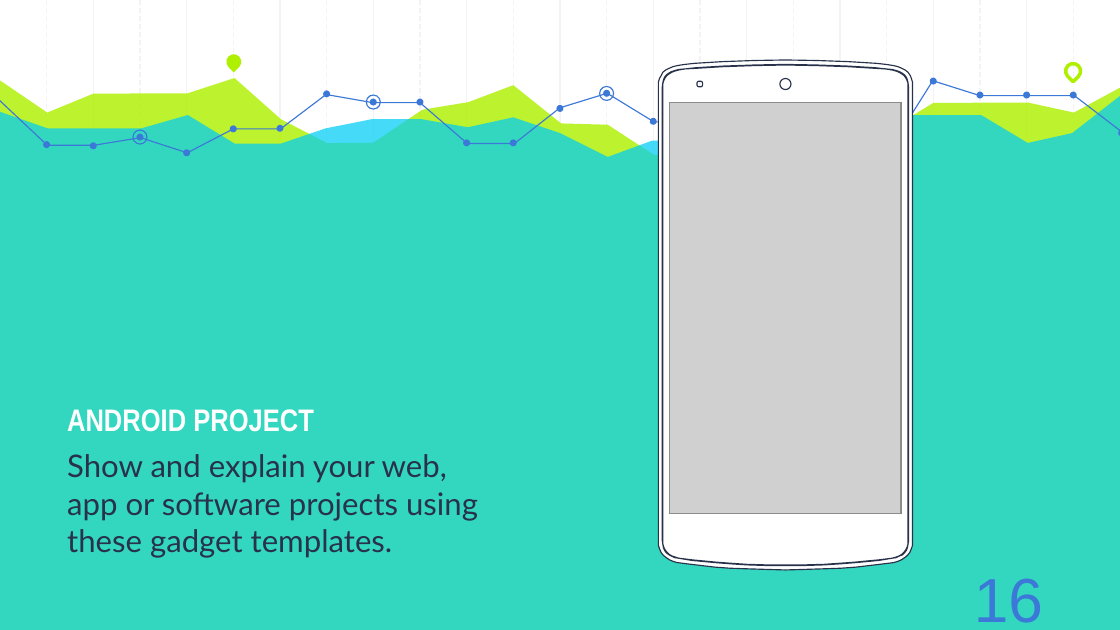
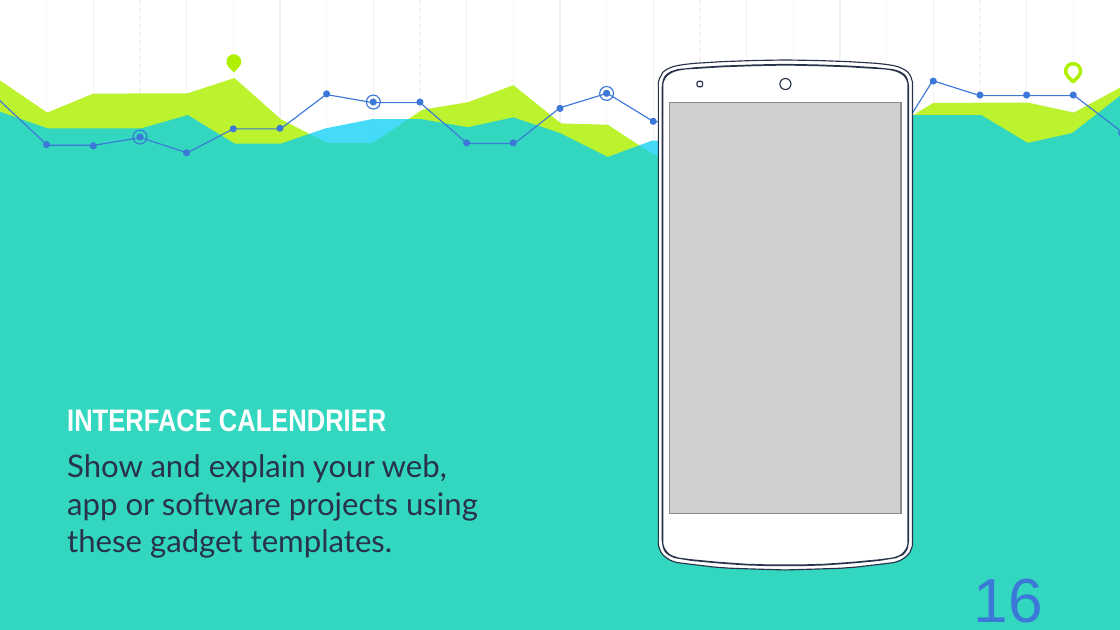
Before and after one commit to AzeddineZadir/docpfc, a slide deck: slide 20 of présentation licence 3.pptx. Drawn at 1120x630 pixels with LibreOffice and Linux fonts; fonts in the diff are those of the drawing; grey boxes stand for pictures. Boxes give left, top, right and bottom in pixels: in the first picture for what was removed or moved away, otherwise in the second. Text is boxed around its words. In the diff, an @@ line names an element or a change of style, - is before the commit and + after.

```diff
--- a/présentation licence 3.pptx
+++ b/présentation licence 3.pptx
@@ text at (67,409,386,432): text changed @@
-ANDROID PROJECT
+INTERFACE CALENDRIER
```
Also in this commit, not shown: 5 other slides changed.
